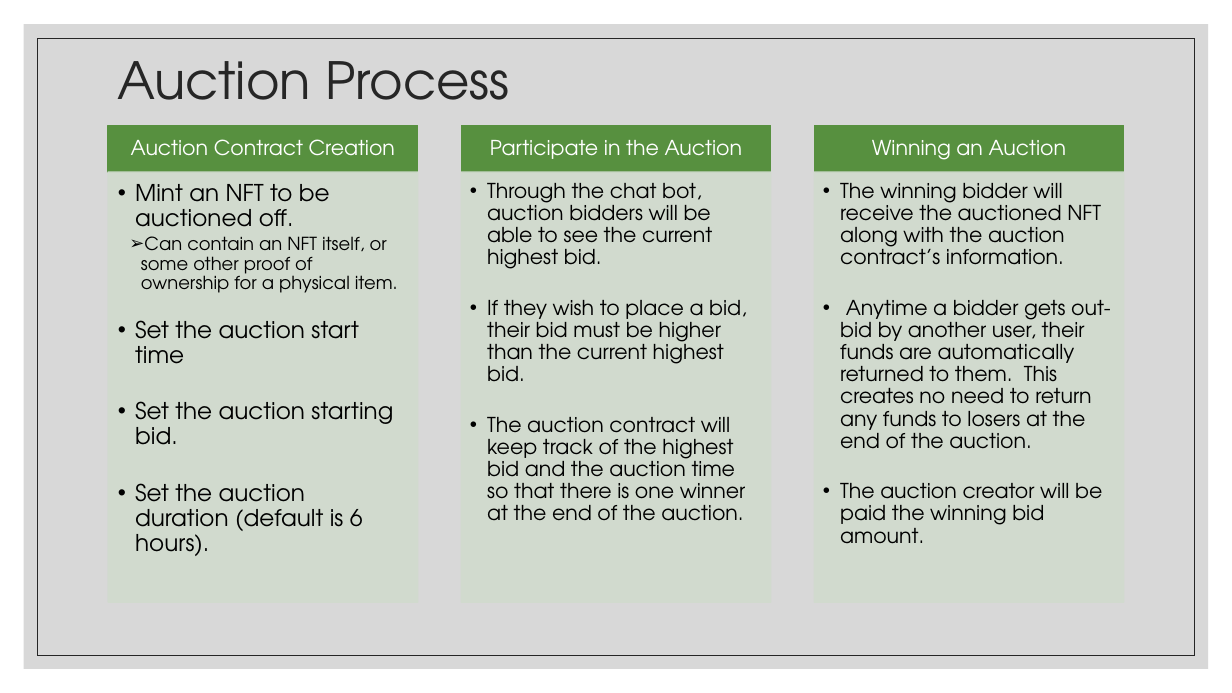
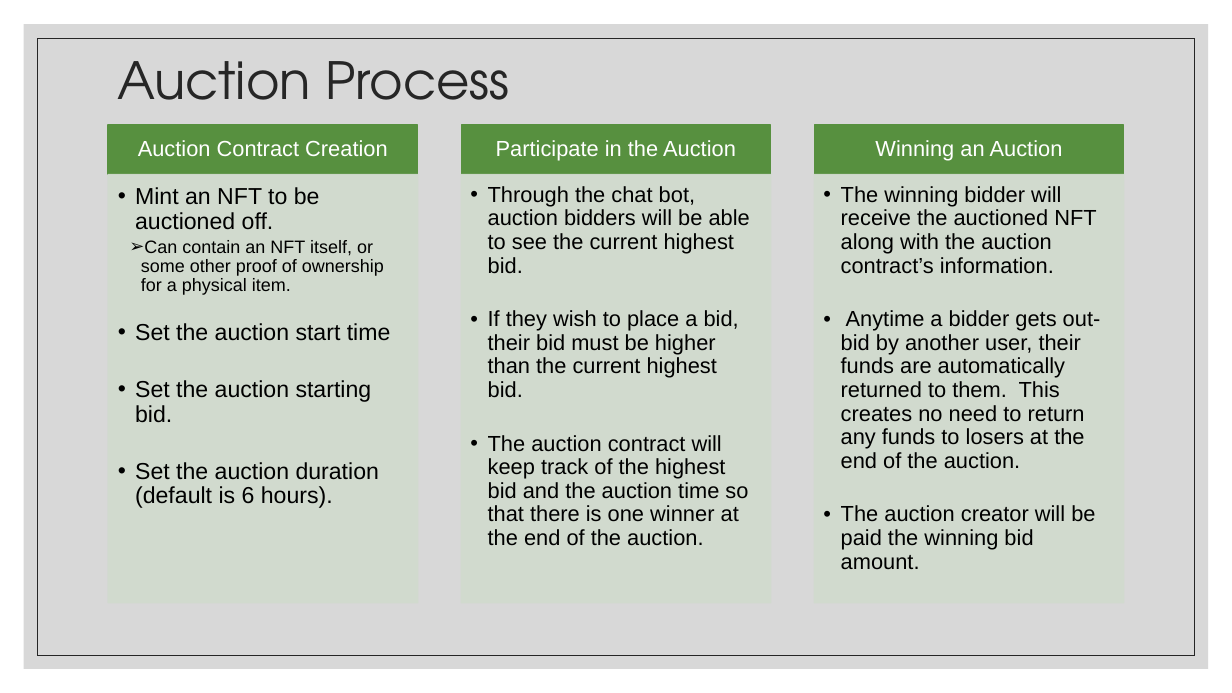
Before and after one commit to sudo-August/AuctionBlock-Chatbot, a slide deck: slide 3 of presentation/Auction Block.pptx. Drawn at 1232x693 pixels with LibreOffice and Linux fonts; fonts in the diff are those of the drawing. Boxes give left, top, right and bottom in pixels: in the first picture for what was removed or moved away, otherwise in the second. Text is boxed around its words. In the diff, an @@ line names an element or a change of style, - is before the commit and + after.

Commit message:
updated power point fonts

```diff
--- a/presentation/Auction Block.pptx
+++ b/presentation/Auction Block.pptx
@@ size 16 to 17 pt, font TeX Gyre Adventor to Arial in 5 elements at <box>488,186,750,546</box>, <box>841,186,1101,570</box>, <box>138,140,388,156</box>, <box>496,140,736,161</box>, <box>875,140,1063,161</box> @@
@@ text "Mint an NFT to be ..." at <box>135,187,391,508</box>: font TeX Gyre Adventor to Arial @@
```
Also in this commit, not shown: 1 other slide changed.
